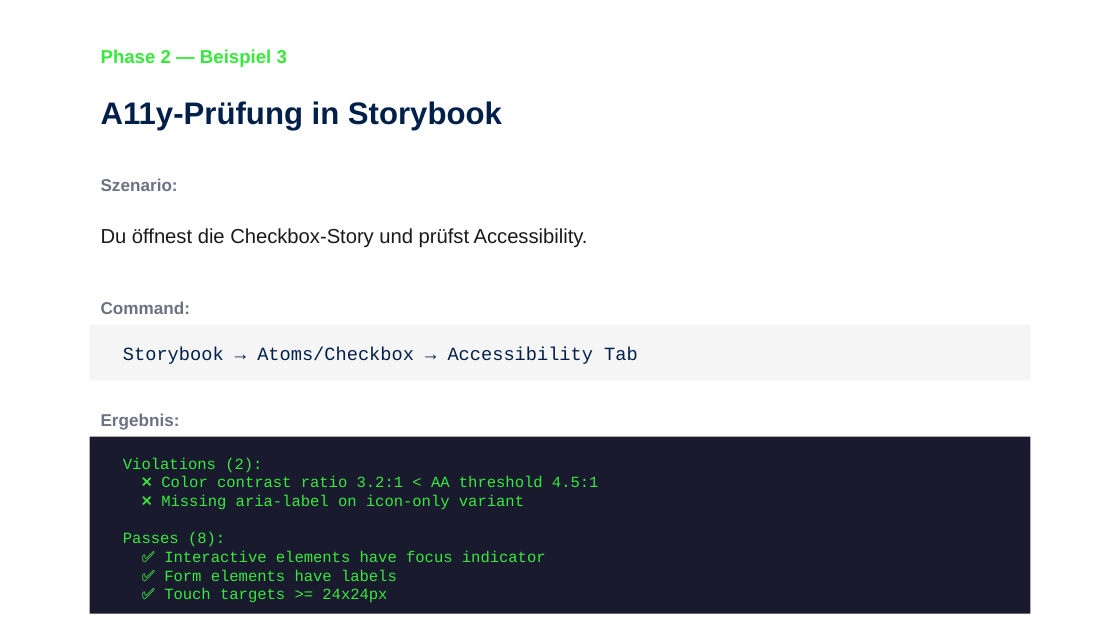
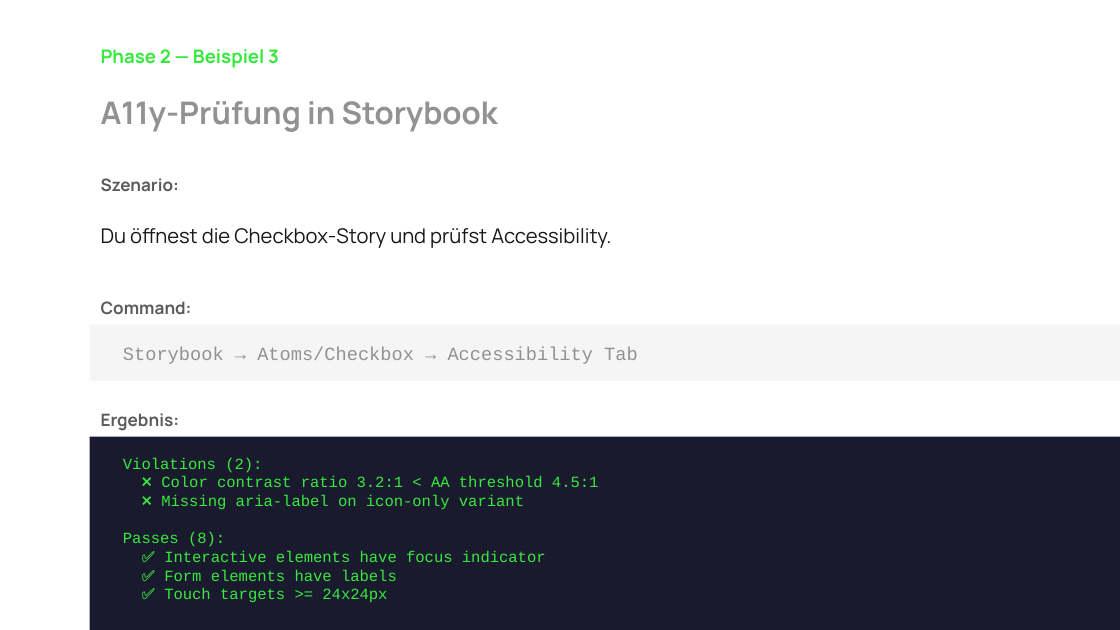
Before and after one commit to FrankMilius/NEO-DS, a slide deck: slide 17 of data/dev-process-schulung.pptx. Drawn at 1120x630 pixels with LibreOffice and Linux fonts; fonts in the diff are those of the drawing. Boxes give left, top, right and bottom in pixels: in the first picture for what was removed or moved away, otherwise in the second. Text is boxed around its words. In the diff, an @@ line names an element or a change of style, - is before the commit and + after.

```diff
--- a/data/dev-process-schulung.pptx
+++ b/data/dev-process-schulung.pptx
@@ text "Phase 2 — Beispiel 3" at (101, 49, 279, 68): font Arial to Manrope @@
@@ text "A11y-Prüfung in Storybook" at (101, 101, 498, 132): font Arial to Manrope, text colour #002049 to #909390 @@
@@ text "Du öffnest die Checkbox-Story und ..." at (101, 228, 611, 248): font Arial to Manrope, text colour #1A1A1A to #161816 @@
@@ rectangle: place and size @@
-rectangle at (90, 325, 1030, 381)
+rectangle at (90, 325, 1120, 381)
@@ rectangle at (90, 325, 1120, 381): proportions changed @@
@@ text "Storybook → Atoms/Checkbox → Accessibility ..." at (123, 347, 638, 364): text colour #002049 to #909390 @@
@@ font Arial to Manrope, text colour #6B7280 to #595C59 in 3 elements at (101, 178, 180, 191), (101, 301, 192, 314), (101, 413, 180, 431) @@
@@ rectangle at (90, 437, 1120, 630): proportions changed @@
@@ rectangle: place and size @@
-rectangle at (90, 437, 1030, 614)
+rectangle at (90, 437, 1120, 630)
```
Also in this commit, not shown: 41 other slides changed, 5 slides removed, 1 other file.
